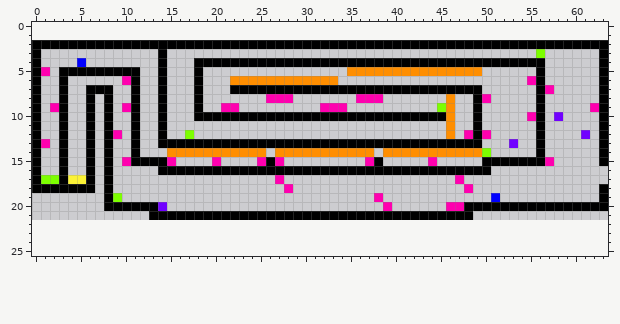
A pixel-art file gets an edit: Resources/Level_2.aseprite. This is how it looked before the edit.
64x20 pixels, 1 frame. The old version is drawn lined up with the new one, on the new canvas.
New version:
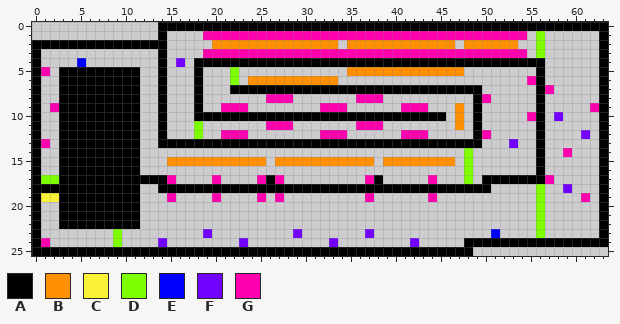
Palette (. is transparent): A #000000  B #ff8e00  C #fbf236  D #7dff00  E #0000ff  F #7100ff  G #ff00af
The edit:
canvas 64x20 -> 64x26, the old top-left corner now at 0,2
@@ x 0..63 @@
- 0 ................................................................
- 1 ................................................................
- 2 AAAAAAAAAAAAAAAAAAAAAAAAAAAAAAAAAAAAAAAAAAAAAAAAAAAAAAAAAAAAAAAA
- 3 A.............A.........................................D......A
- 4 A....E........A...AAAAAAAAAAAAAAAAAAAAAAAAAAAAAAAAAAAAAAA......A
- 5 AG.AAAAAAAAA..A...A................BBBBBBBBBBBBBBB......A......A
- 6 A..A......GA..A...A...BBBBBBBBBBBB.....................GA......A
- 7 A..A..AAA..A..A...A...AAAAAAAAAAAAAAAAAAAAAAAAAAAA......AG.....A
- 8 A..A..A.A..A..A...A.......GGG.......GGG.......B..AG.....A......A
- 9 A.GA..A.A.GA..A...A..GG.........GGG..........DB..A......A.....GA
-10 A..A..A.A..A..A...AAAAAAAAAAAAAAAAAAAAAAAAAAAAB..A.....GA.F....A
-11 A..A..A.A..A..A...............................B..A......A......A
-12 A..A..A.AG.A..A..D............................B.GAG.....A....F.A
-13 AG.A..A.A..A..AAAAAAAAAAAAAAAAAAAAAAAAAAAAAAAAAAAA...F..A......A
-14 A..A..A.A..A...BBBBBBBBBBB.BBBBBBBBBBB.BBBBBBBBBBBD.....A......A
-15 A..A..A.A.GAAAAG....G....GAG.........GA.....G.....AAAAAAAG.....A
-16 A..A..A.A.....AAAAAAAAAAAAAAAAAAAAAAAAAAAAAAAAAAAAA.............
-17 ADDACCA.A..................G...................G................
-18 AAAAAAA.A...................G...................G..............A
-19 ........AD............................G............E...........A
-20 ........AAAAAAF........................G......GGAAAAAAAAAAAAAAAA
-21 .............AAAAAAAAAAAAAAAAAAAAAAAAAAAAAAAAAAAA...............
-22 ................................................................
-23 ................................................................
-24 ................................................................
-25 ................................................................
+ 0 ..............AAAAAAAAAAAAAAAAAAAAAAAAAAAAAAAAAAAAAAAAAAAAAAAAAA
+ 1 ..............A....GGGGGGGGGGGGGGGGGGGGGGGGGGGGGGGGGGGG.D......A
+ 2 AAAAAAAAAAAAAAA.....BBBBBBBBBBBBBB.BBBBBBBBBBBB.BBBBBB..D......A
+ 3 A.............A....GGGGGGGGGGGGGGGGGGGGGGGGGGGGGGGGGGGG.D......A
+ 4 A....E........A.F.AAAAAAAAAAAAAAAAAAAAAAAAAAAAAAAAAAAAAAA......A
+ 5 AG.AAAAAAAAA..A...A...D............BBBBBBBBBBBBB........A......A
+ 6 A..AAAAAAAAA..A...A...D.BBBBBBBBBB.....................GA......A
+ 7 A..AAAAAAAAA..A...A...AAAAAAAAAAAAAAAAAAAAAAAAAAAA......AG.....A
+ 8 A..AAAAAAAAA..A...A.......GGG.......GGG..........AG.....A......A
+ 9 A.GAAAAAAAAA..A...A..GGG........GGG......GGG...B.A......A.....GA
+10 A..AAAAAAAAA..A...AAAAAAAAAAAAAAAAAAAAAAAAAAAA.B.A.....GA.F....A
+11 A..AAAAAAAAA..A...D.......GGG.......GGG........B.A......A......A
+12 A..AAAAAAAAA..A...D..GGG........GGG......GGG.....AG.....A....F.A
+13 AG.AAAAAAAAA..AAAAAAAAAAAAAAAAAAAAAAAAAAAAAAAAAAAA...F..A......A
+14 A..AAAAAAAAA....................................D.......A..G...A
+15 A..AAAAAAAAA...BBBBBBBBBBB.BBBBBBBBBBB.BBBBBBBB.D.......A......A
+16 A..AAAAAAAAA....................................D.......A......A
+17 ADDAAAAAAAAAAAAG....G....GAG.........GA.....G...D.AAAAAAAG.....A
+18 AAAAAAAAAAAA..AAAAAAAAAAAAAAAAAAAAAAAAAAAAAAAAAAAAA.....D..F...A
+19 ACCAAAAAAAAA...G....G....G.G.........G......G...........D....G.A
+20 A..AAAAAAAAA............................................D......A
+21 A..AAAAAAAAA............................................D......A
+22 A..AAAAAAAAA............................................D......A
+23 A........D.........F.........F.......F.............E....D......A
+24 AG.......D....F........F.........F........F.....AAAAAAAAAAAAAAAA
+25 AAAAAAAAAAAAAAAAAAAAAAAAAAAAAAAAAAAAAAAAAAAAAAAAA...............
Where, in picture pixels (left, top, right, bottom), the same in both pictures:
changed: (32, 22, 608, 256)
